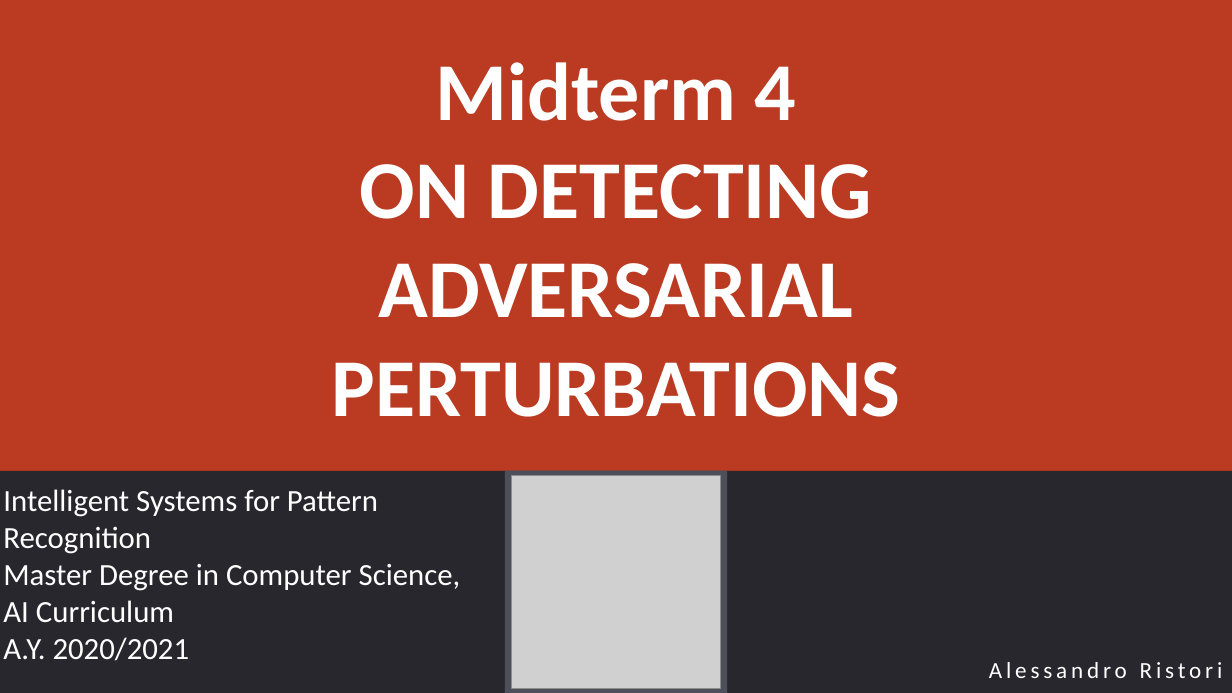
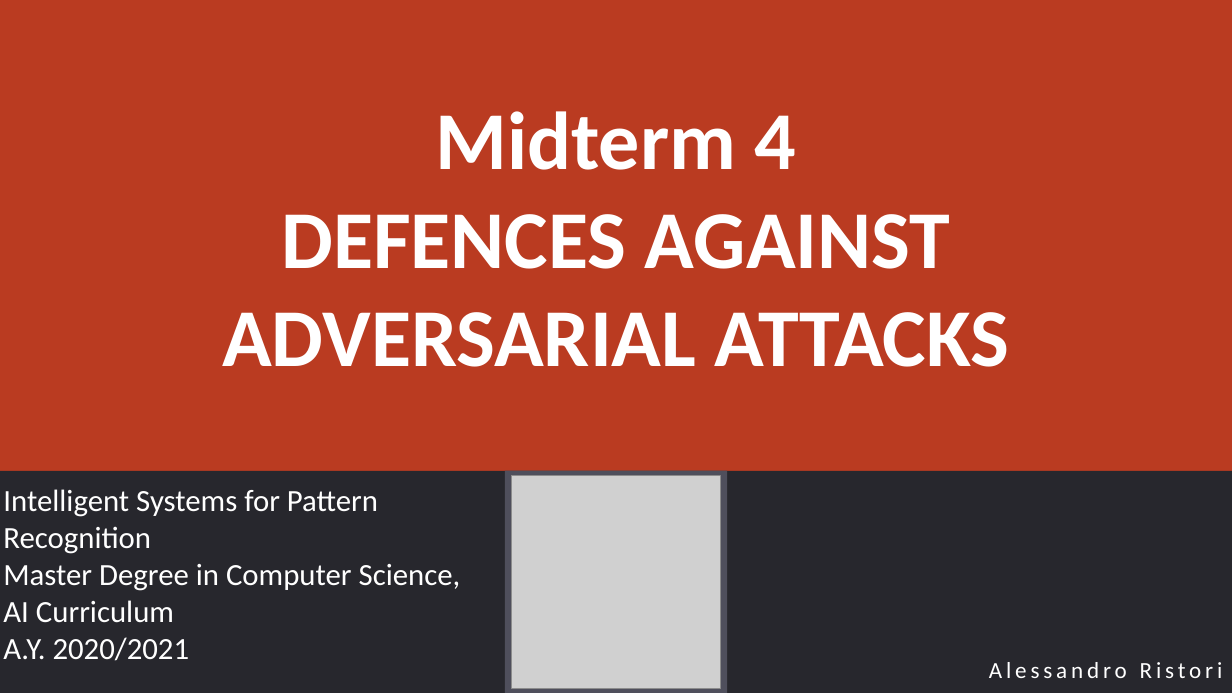
Before and after one commit to RistoAle97/ISPR, a slide deck: slide 1 of Midterm4/Ristori_midterm4.pptx. Drawn at 1232x693 pixels with LibreOffice and Linux fonts; fonts in the diff are those of the drawing; grey boxes stand for pictures. Boxes give left, top, right and bottom in pixels: in the first picture for what was removed or moved away, otherwise in the second. Text is boxed around its words. In the diff, an @@ line names an element or a change of style, - is before the commit and + after.

Commit message:
Updated the presentation

```diff
--- a/Midterm4/Ristori_midterm4.pptx
+++ b/Midterm4/Ristori_midterm4.pptx
@@ title at (222, 111, 1009, 367): text changed @@
-Midterm 4
-ON DETECTING ADVERSARIAL PERTURBATIONS
+Midterm 4
+DEFENCES AGAINST ADVERSARIAL ATTACKS
```
Also in this commit, not shown: 8 other slides changed, 1 other file.
